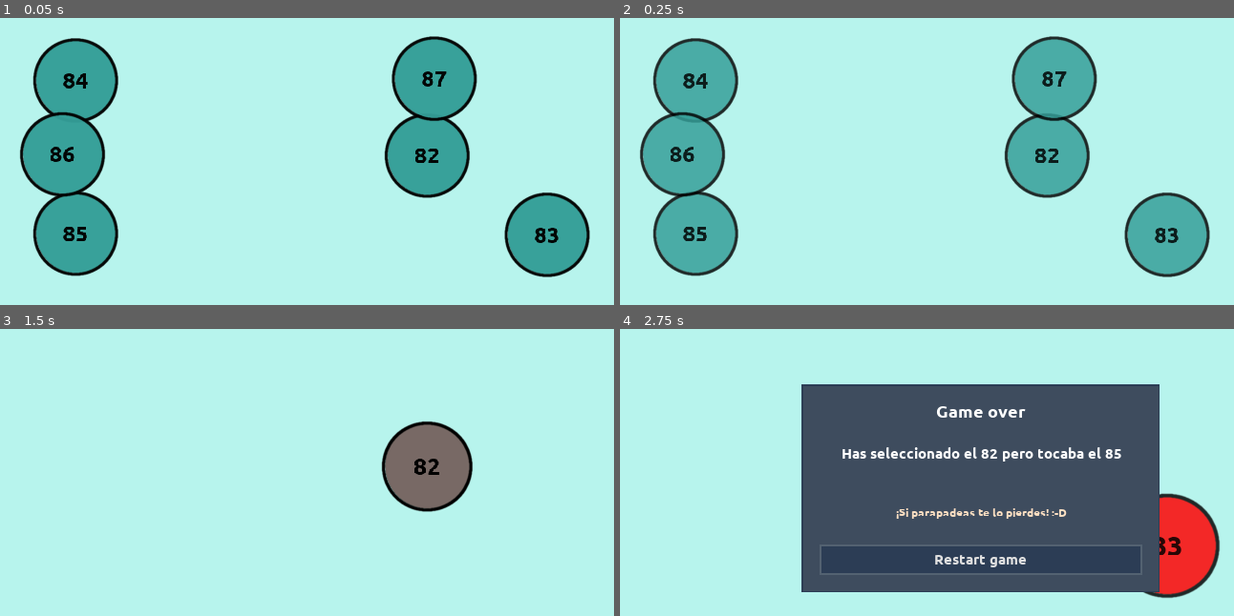
Above: before the commit, frames 1-4 (two rows, left to right).
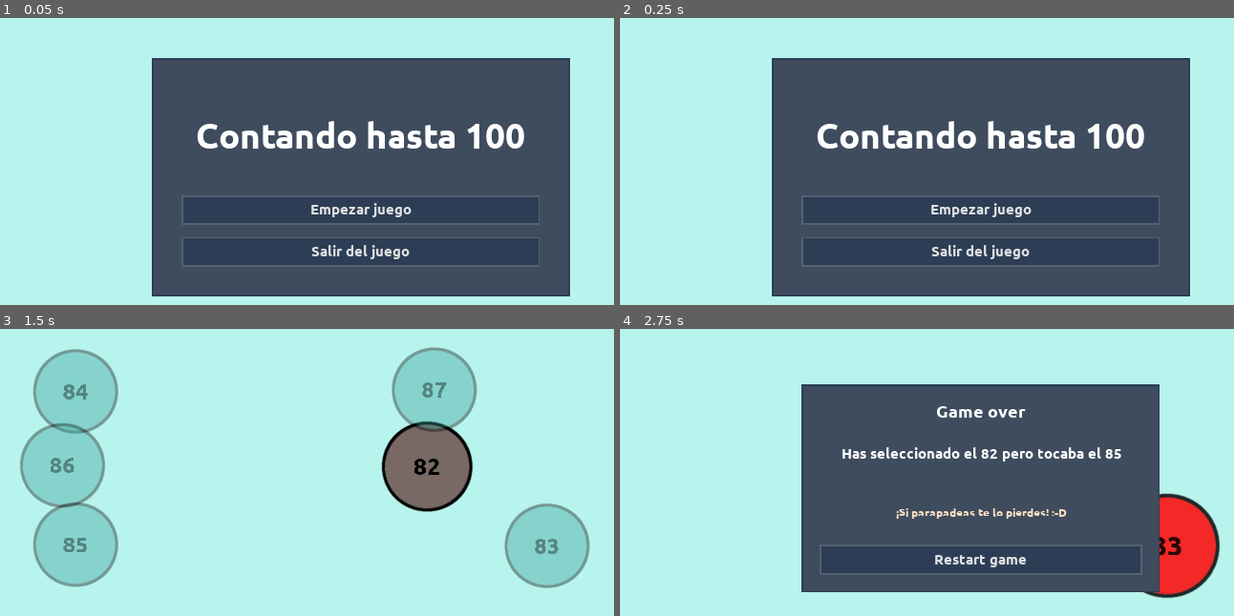
Above: after the commit, the same moments.

Repository: moisesjbc/contando-hasta-100
Game: Godot game, scene res://gui/main_menu/main_menu.tscn
Same seed, same stepped clock (60 frames per second), same inputs: the game is played once before the commit and once after it. Before the commit the project starts from res://gameplay/main/main.tscn.
Inputs (mouse positions are in pixels of both pictures, inside the frame that each line leads up to):
- Up to frame 1 (0.05 s): no input
- Up to frame 2 (0.25 s): no input
- Up to frame 3 (1.5 s): click (362, 521) at 0.5 s, where only the run after the commit has a clickable "Empezar juego"; move the mouse to (429, 466) at 1.27 s; click (429, 466) at 1.42 s
- Up to frame 4 (2.75 s): move the mouse to (1166, 547) at 2.02 s; click (1166, 547) at 2.17 s

The runs differ from the first frame. In frame 1, 67% of the frame differs, in the area x 3-97%, y 6-98%; in frame 2, 67%; in frame 3, 16%; in frame 4, nothing differs.

Commit message:
Add main menu

Diff:
--- /dev/null
+++ b/godot-project/gui/main_menu/main_menu.gd
@@ -0,0 +1,13 @@
+extends Control
+
+
+func _ready():
+	$center_container/panel/margin_container/vbox_container/exit_game_button.visible = (OS.get_name() != "HTML5")
+
+
+func _on_start_game_button_pressed():
+	get_tree().change_scene("res://gameplay/main/main.tscn")
+
+
+func _on_exit_game_button_pressed():
+	get_tree().quit()
--- /dev/null
+++ b/godot-project/gui/main_menu/main_menu.tscn
@@ -0,0 +1,66 @@
+[gd_scene load_steps=6 format=2]
+
+[ext_resource path="res://gui/panel/panel.tscn" type="PackedScene" id=1]
+[ext_resource path="res://fonts/Ubuntu-B.ttf" type="DynamicFontData" id=2]
+[ext_resource path="res://gui/button/button.tscn" type="PackedScene" id=3]
+[ext_resource path="res://gui/main_menu/main_menu.gd" type="Script" id=4]
+
+[sub_resource type="DynamicFont" id=1]
+size = 60
+font_data = ExtResource( 2 )
+
+[node name="main_menu" type="Control"]
+anchor_right = 1.0
+anchor_bottom = 1.0
+script = ExtResource( 4 )
+
+[node name="center_container" type="CenterContainer" parent="."]
+anchor_right = 1.0
+anchor_bottom = 1.0
+
+[node name="panel" parent="center_container" instance=ExtResource( 1 )]
+margin_left = 290.0
+margin_top = 160.0
+margin_right = 990.0
+margin_bottom = 560.0
+rect_min_size = Vector2( 700, 400 )
+
+[node name="margin_container" type="MarginContainer" parent="center_container/panel"]
+anchor_right = 1.0
+anchor_bottom = 1.0
+custom_constants/margin_right = 50
+custom_constants/margin_top = 50
+custom_constants/margin_left = 50
+custom_constants/margin_bottom = 50
+
+[node name="vbox_container" type="VBoxContainer" parent="center_container/panel/margin_container"]
+margin_left = 50.0
+margin_top = 50.0
+margin_right = 650.0
+margin_bottom = 350.0
+custom_constants/separation = 20
+
+[node name="Label" type="Label" parent="center_container/panel/margin_container/vbox_container"]
+margin_right = 600.0
+margin_bottom = 160.0
+size_flags_horizontal = 3
+size_flags_vertical = 3
+custom_fonts/font = SubResource( 1 )
+text = "Contando hasta 100"
+align = 1
+valign = 1
+
+[node name="start_game_button" parent="center_container/panel/margin_container/vbox_container" instance=ExtResource( 3 )]
+margin_top = 180.0
+margin_right = 600.0
+margin_bottom = 230.0
+text = "Empezar juego"
+
+[node name="exit_game_button" parent="center_container/panel/margin_container/vbox_container" instance=ExtResource( 3 )]
+margin_top = 250.0
+margin_right = 600.0
+margin_bottom = 300.0
+text = "Salir del juego"
+
+[connection signal="pressed" from="center_container/panel/margin_container/vbox_container/start_game_button" to="." method="_on_start_game_button_pressed"]
+[connection signal="pressed" from="center_container/panel/margin_container/vbox_container/exit_game_button" to="." method="_on_exit_game_button_pressed"]
--- a/godot-project/project.godot
+++ b/godot-project/project.godot
@@ -11,7 +11,7 @@
 [application]
 
 config/name="Contando hasta 100"
-run/main_scene="res://gameplay/main/main.tscn"
+run/main_scene="res://gui/main_menu/main_menu.tscn"
 
 [autoload]
 
